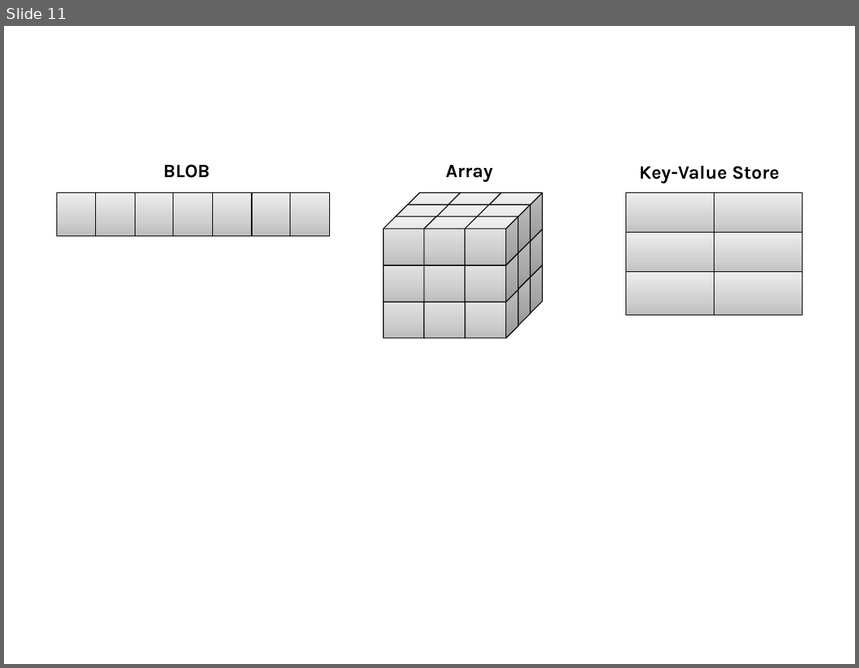
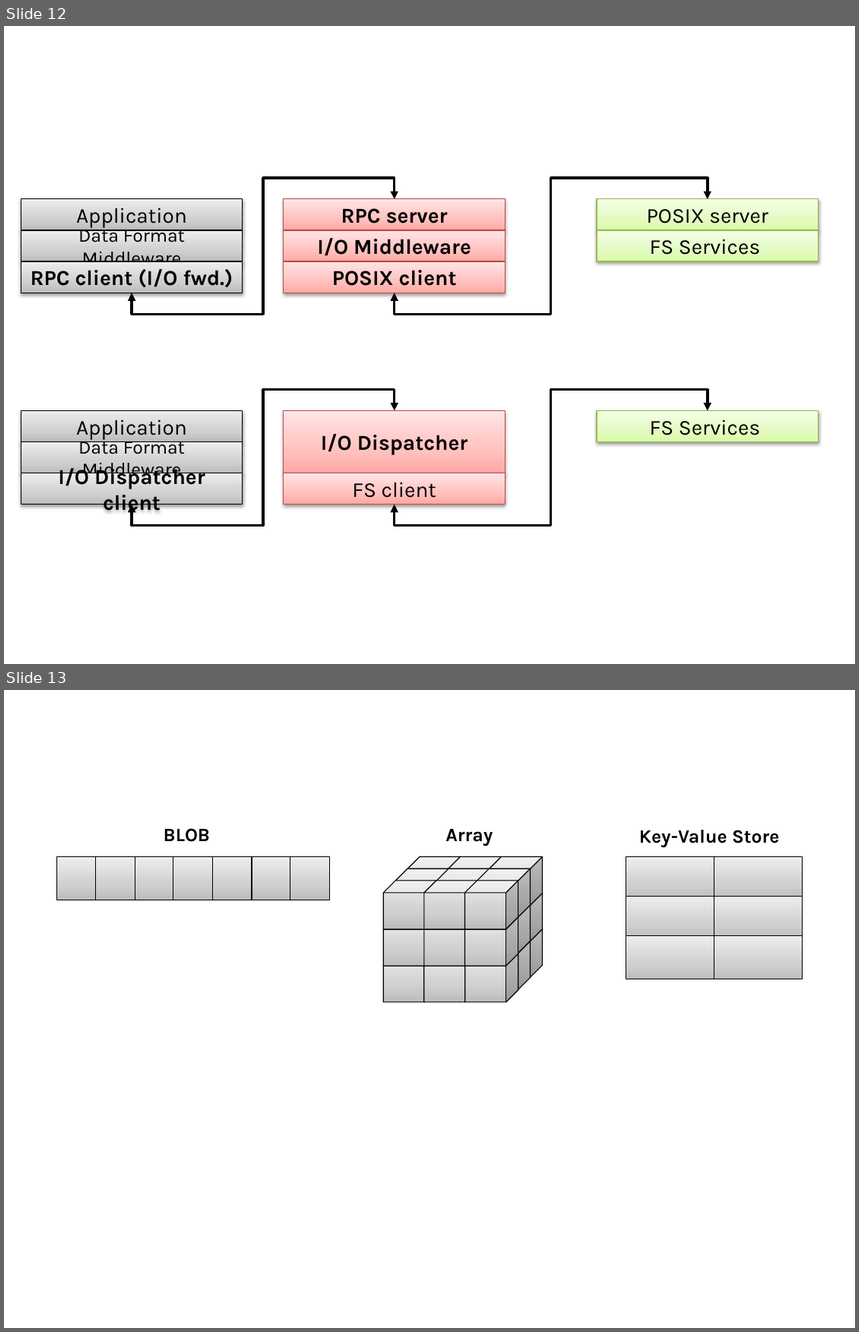
Before and after one commit to ivotron/ivotron.github.io, a slide deck: images/diagrams/2013-10-22-exascale.pptx. Shown one above the other, each under a label of ours: slide 11 before the commit, slides 12 and 13 after it. The pictures are 859x668 and 859x1332 pixels, drawn with LibreOffice and Linux fonts; fonts in the diff are those of the drawing. Boxes give left, top, right and bottom in pixels: in the first picture for what was removed or moved away, otherwise in the second. Text is boxed around its words. In the diff, an @@ line names an element or a change of style, - is before the commit and + after.

```diff
--- a/images/diagrams/2013-10-22-exascale.pptx
+++ b/images/diagrams/2013-10-22-exascale.pptx
@@ slide 12 added at [4, 26, 855, 664], background #FFFFFF @@
@@ elbow double arrow added from (395, 199) to (132, 294), #000000 2.25 pt @@
@@ elbow double arrow added from (708, 199) to (395, 294), #000000 2.25 pt @@
@@ rectangle added at [21, 199, 243, 231], fill gradient #BDBDBD to #D1D1D1 to #EEEEEE, outline #000000 0.75 pt, 18 pt, text #000000 @@
+Application
@@ rectangle added at [284, 199, 506, 231], fill gradient #FFA6A5 to #FFC0BF to #FFE7E7, outline #BF4C48 0.75 pt, 18 pt, text #000000, bold @@
+RPC server
@@ rectangle added at [598, 199, 819, 231], fill gradient #DAFDA7 to #E4FCC2 to #F5FFE7, outline #98B955 0.75 pt, 18 pt, text #000000 @@
+POSIX server
@@ rectangle added at [21, 230, 243, 262], fill gradient #BDBDBD to #D1D1D1 to #EEEEEE, outline #000000 0.75 pt, 16 pt, text #000000 @@
+Data Format Middleware
@@ rectangle added at [284, 230, 506, 262], fill gradient #FFA6A5 to #FFC0BF to #FFE7E7, outline #BF4C48 0.75 pt, 18 pt, text #000000, bold @@
+I/O Middleware
@@ rectangle added at [598, 230, 819, 262], fill gradient #DAFDA7 to #E4FCC2 to #F5FFE7, outline #98B955 0.75 pt, 18 pt, text #000000 @@
+FS Services
@@ rectangle added at [21, 262, 243, 294], fill gradient #BDBDBD to #D1D1D1 to #EEEEEE, outline #000000 0.75 pt, 18 pt, text #000000, bold @@
+RPC client (I/O fwd.)
@@ rectangle added at [284, 262, 506, 294], fill gradient #FFA6A5 to #FFC0BF to #FFE7E7, outline #BF4C48 0.75 pt, 18 pt, text #000000, bold @@
+POSIX client
@@ elbow double arrow added from (395, 411) to (132, 504), #000000 2.25 pt @@
@@ elbow double arrow added from (708, 411) to (395, 504), #000000 2.25 pt @@
@@ rectangle added at [21, 411, 243, 442], fill gradient #BDBDBD to #D1D1D1 to #EEEEEE, outline #000000 0.75 pt, 18 pt, text #000000 @@
+Application
@@ rectangle added at [284, 411, 506, 473], fill gradient #FFA6A5 to #FFC0BF to #FFE7E7, outline #BF4C48 0.75 pt, 18 pt, text #000000, bold @@
+I/O Dispatcher
@@ rectangle added at [598, 411, 819, 442], fill gradient #DAFDA7 to #E4FCC2 to #F5FFE7, outline #98B955 0.75 pt, 18 pt, text #000000 @@
+FS Services
@@ rectangle added at [21, 442, 243, 474], fill gradient #BDBDBD to #D1D1D1 to #EEEEEE, outline #000000 0.75 pt, 16 pt, text #000000 @@
+Data Format Middleware
@@ rectangle added at [21, 474, 243, 506], fill gradient #BDBDBD to #D1D1D1 to #EEEEEE, outline #000000 0.75 pt, 18 pt, text #000000, bold @@
+I/O Dispatcher client
@@ rectangle added at [284, 474, 506, 506], fill gradient #FFA6A5 to #FFC0BF to #FFE7E7, outline #BF4C48 0.75 pt, 18 pt, text #000000 @@
+FS client
@@ what was slide 11 is now slide 13 @@
```
Also in this commit, not shown: 12 slides changed, 15 other slides added, 29 other files.
